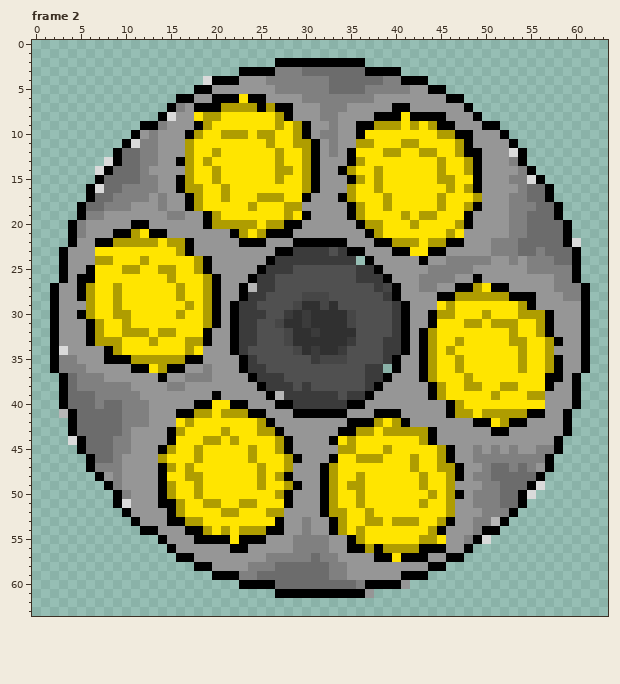
Animated GIF sprite: resources/inventory/chambers_5_rot.gif. The first picture shows the starting point.
The file is 64x64 pixels, 5 frames. Colours within 5 levels of each other are drawn and written as one. Shown: frame 2. The commit also changed other frames, which this record leaves out.
Once edited:
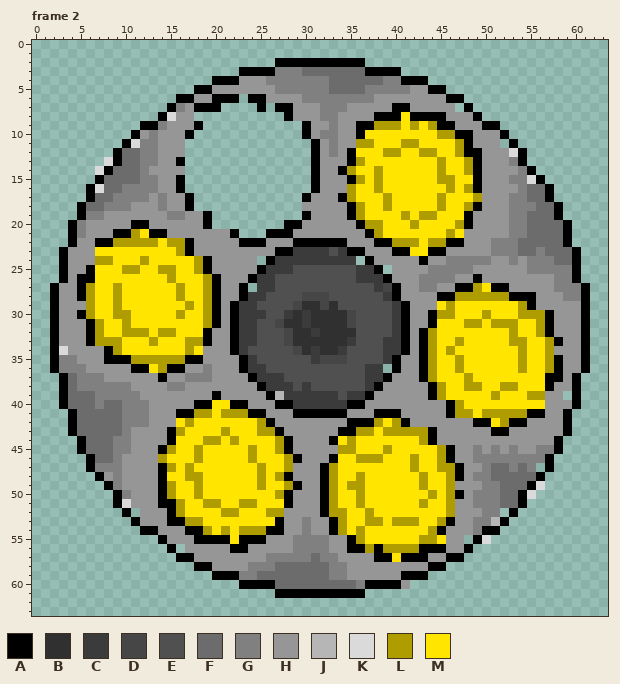
Palette (. is transparent): A #000000  B #303030  C #3b3b3b  D #464646  E #505050  F #6c6c6c  G #808080  H #969696  J #b6b6b6  K #dadada  L #af9d00  M #ffe500
Message: Fixed chamber animations, tall walls
From old to new:
Frame 2:
y 4: x 19 K -> .
y 6: x 23 M -> .
y 7: x 21..24 LLLL -> ....; x 26 L -> .; x 47 H -> .
y 8: x 18..27 MLLMMMMMML -> ..........
y 9: x 19..29 LMMMMMMMLML -> ...........
y 10: x 18..29 LMMLLLMLLMML -> ............
y 11: x 17..30 LMMMMMMMMLMMLL -> ..............; x 52 H -> .
y 12: x 17..30 LMMLMMMMMMLMML -> ..............
y 13: x 17..30 LMLMMMMMMMLMML -> ..............
y 14: x 17..30 LMMLMMMMMMLLML -> ..............
y 15: x 17..30 LMMLMMMMMMLMML -> ..............
y 16: x 17..30 LLMMLMMMMMMMML -> ..............
y 17: x 18..29 LMMLMMMLLLMM -> ............
y 18: x 18..29 LMMMMMLMMMLL -> ............
y 19: x 20..29 LMMMMMMMLM -> ..........
y 20: x 20..27 LLLLLMLL -> ........
y 21: x 23..25 LML -> ...
y 22: x 60 K -> .
y 24: x 25 H -> .
y 25: x 39 H -> .
y 27: x 24 J -> .
y 39: x 59 H -> .
y 41: x 3 J -> .
y 44: x 4 K -> .
y 47: x 56 H -> .
y 52: x 11 H -> .; x 52 G -> .
y 55: x 48 G -> .
y 56: x 16 H -> .
y 61: x 37 H -> .
